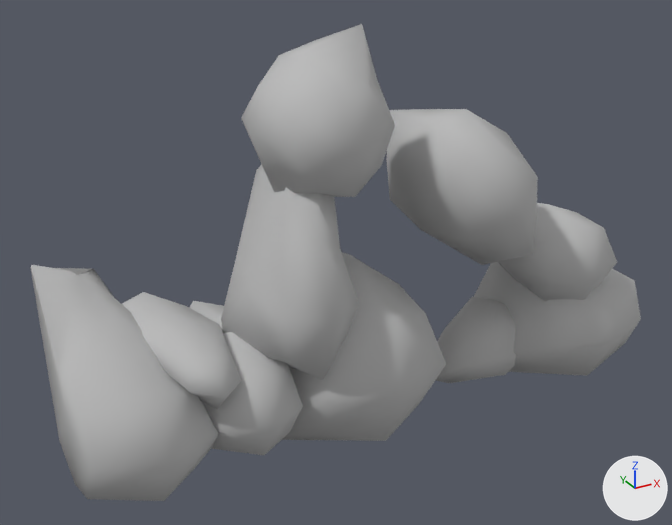
Two versions of the OBJ model StarCatcher/Assets/Land3.obj, one commit apart.
The view is the same before and after, from a camera (50 mm lens) standing at (-4.2, -6.93, 3.88) and looking at (-0.35, 0.07, 0.38). Lighting does not change. The marker at lower right points along +X, +Y and +Z. Where no turn or scale is listed for an object, it has been applied to the vertices.

Before the edit, the objects in view are built like this:
```python
me_land3 = bpy.data.meshes.new('Land3')
me_land3.from_pydata(...)  # 260 vertices, 240 faces; spans x -2.98..2.99, y -0.88..0.86, z -1.31..2.57
me_land3.materials.append(mat_land3_initialshadinggroup)  # grey #bcbcbc
ob_land3 = bpy.data.objects.new('Land3', me_land3)
ob_land3.location = (0.0, 0.0, 0.0)
```
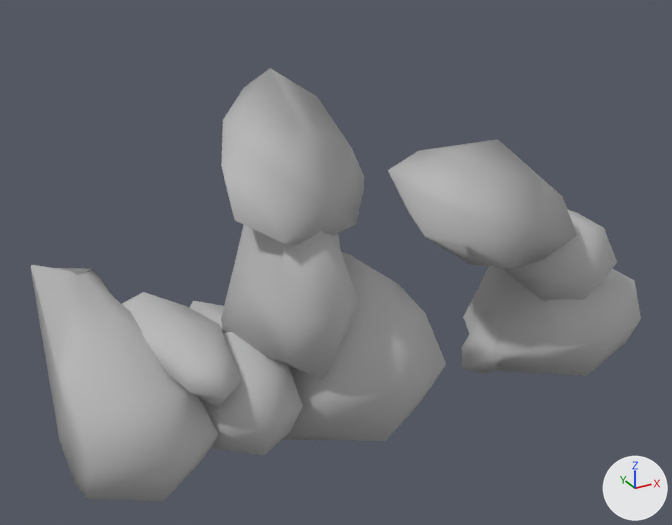
Location of each change, (x1, y1, x2, y2) in pixels of the pictures (672 x 525 px; the box of a moved part takes in the faces that stretch with it):
'Land3', reshaped (9% shorter): before (30, 24, 641, 501); after (30, 68, 641, 501)
part 1 of me_land3, moved or reshaped: before (386, 109, 538, 265); after (388, 139, 577, 268)
part 2 of me_land3, moved or reshaped: before (241, 24, 395, 197); after (221, 68, 364, 244)
part 3 of me_land3, moved or reshaped: before (436, 297, 516, 383); after (461, 308, 502, 373)

The change, as a list of edits to the scene's bpy script:
```text
Change me_land3:
    where me_land3.from_pydata(...)  # 260 vertices, 240 faces; spans x -2.98..2.99, y -0.88..0.86, z -1.31..2.57
    used by ob_land3; location = (0.0, 0.0, 0.0)
    me_land3 part 1: the loose piece of 26 vertices spanning x 0.33..1.58, y -0.88..0.86, z 0.03..1.69 is multiplied about its middle by the matrix ((0.821, 0.04, -0.57), (0.021, 0.995, 0.102), (0.571, -0.096, 0.815)), then moved by (0.34, 0.0, -0.29)
    me_land3 part 2: the loose piece of 26 vertices spanning x -1.21..0.02, y -0.79..0.76, z 1.06..2.57 is turned -37.8 degrees about the y axis through its middle, then moved by (-0.31, 0.0, -0.4)
    me_land3 part 3: the loose piece of 26 vertices spanning x 0.7..2.14, y -0.4..0.37, z -1.27..-0.45 is moved by (0.44, 0.0, 0.0)
```
